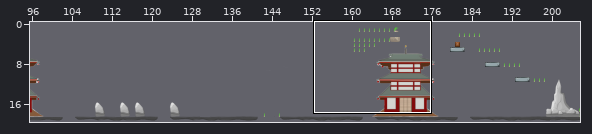
A Tiled map gets an edit: resources/public/level/level-1.tmx. The picture above shows the old version from afar; the outline marks the close-up.
Close-up. Before the commit:
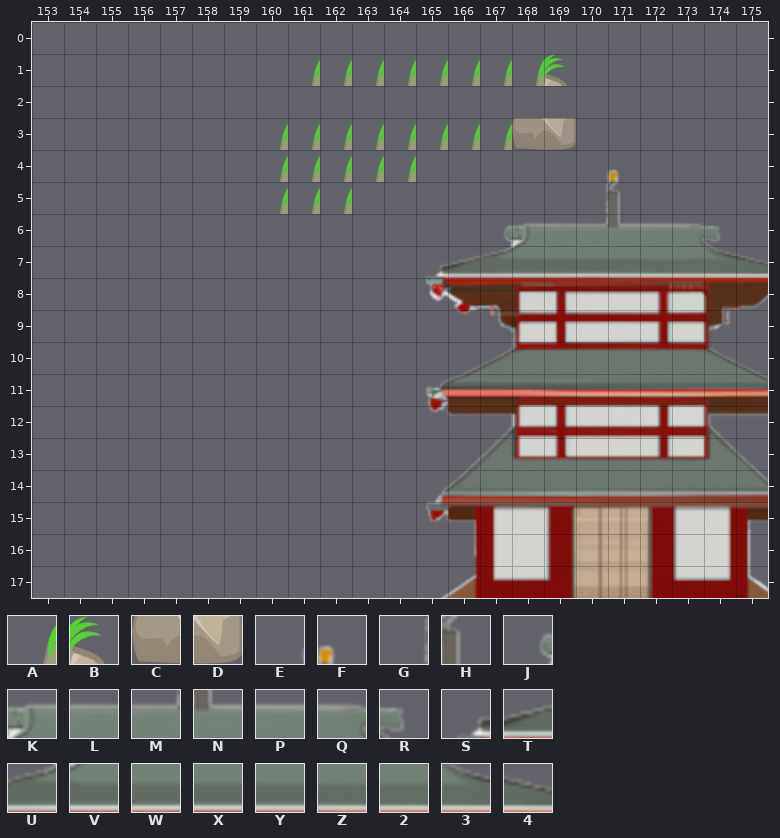
Cells are 64x64 px. Shown: x 153..175, y 0..17. The commit also changed other parts of the map, which this record leaves out.
Key: from "Wild": A 8, B 9, C 112, D 113, E 166, F 167, G 218, H 219, J 267, K 268, L 269, M 270, N 271, P 272, Q 273, R 274, S 317, T 318, U 319, V 320, W 321, X 322, Y 323, Z 324, 2 325, 3 326, 4 327.
_ is an empty cell.
Layers that did not change in this view are not listed.
Layer "background" before, first column x 153:
0 _______________________
1 ________AAAAAAAAB______
2 _______________________
3 _______AAAAAAAACD______
4 _______AAAAA_____EF____
5 _______AAA_______GH____
6 ______________JKLMNPQR_
7 ____________STUVWXYZ234
The result:
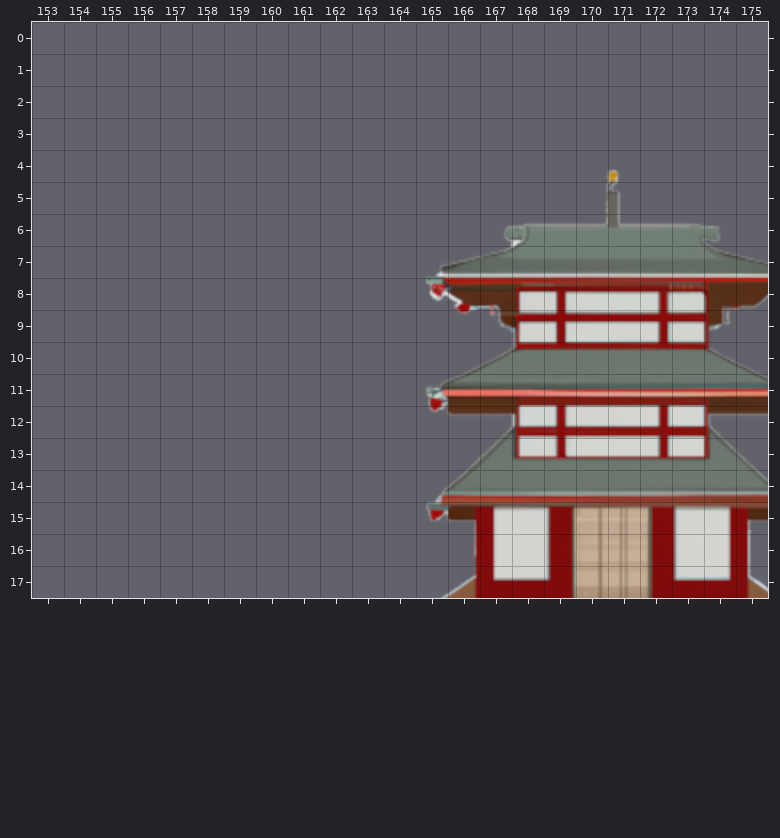
From old to new:
Changed rows in their new state; . is an unchanged cell.
Layer "background":
first column x 160:
 1 ._________
 3 __________
 4 _____.....
 5 ___.......
